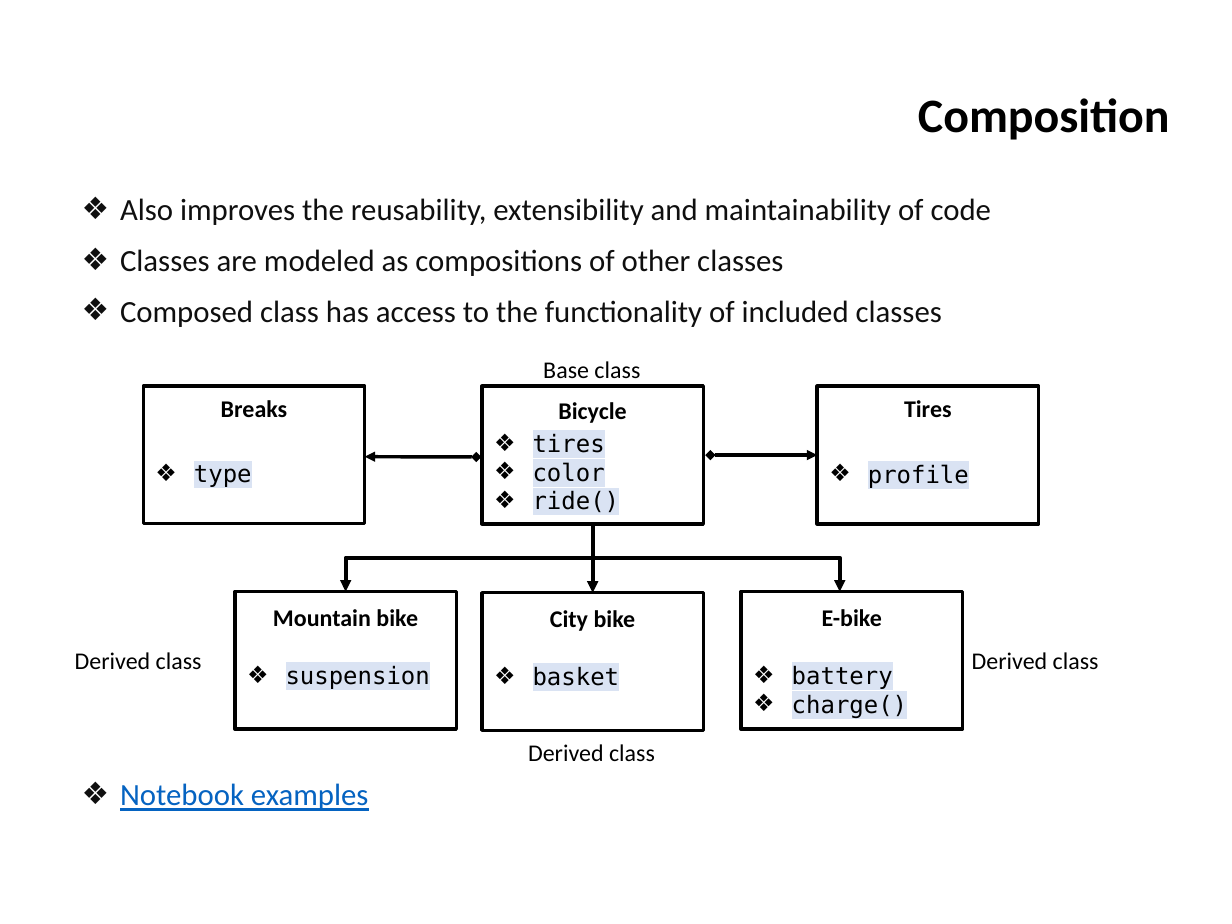
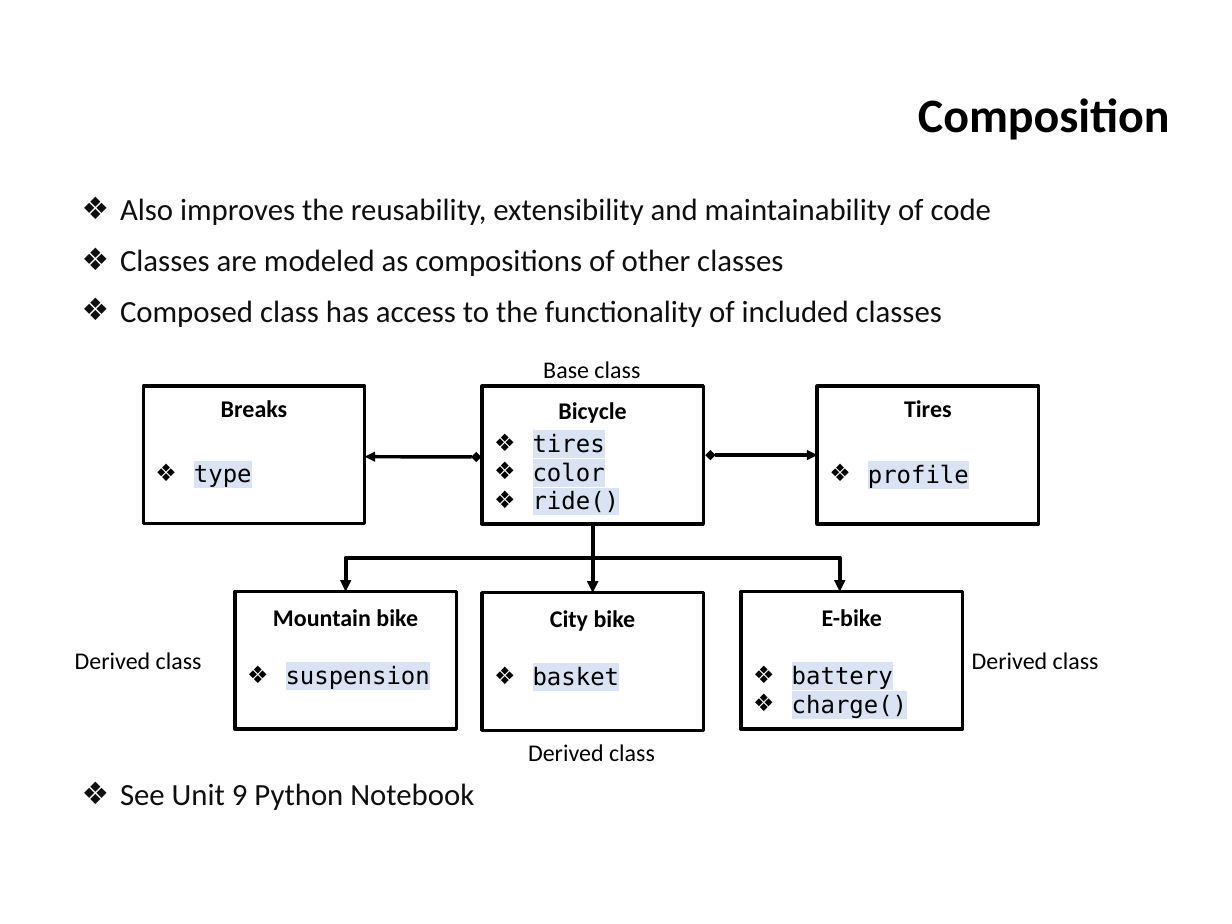
Before and after one commit to ifromm/fcsp, a slide deck: slide 16 of Slides/unit_9_prog_6.pptx. Drawn at 1232x924 pixels with LibreOffice and Linux fonts; fonts in the diff are those of the drawing; background and template pictures are left out. Boxes give left, top, right and bottom in pixels: in the first picture for what was removed or moved away, otherwise in the second. Text is boxed around its words. In the diff, an @@ line names an element or a change of style, - is before the commit and + after.

```diff
--- a/Slides/unit_9_prog_6.pptx
+++ b/Slides/unit_9_prog_6.pptx
@@ text at [120, 783, 474, 810]: text changed; text colour #0563C1 to #0F0F0F @@
-  ❖ Notebook examples
+  ❖ See Unit 9 Python Notebook
```
Also in this commit, not shown: 1 other slide changed, 1 other file.
